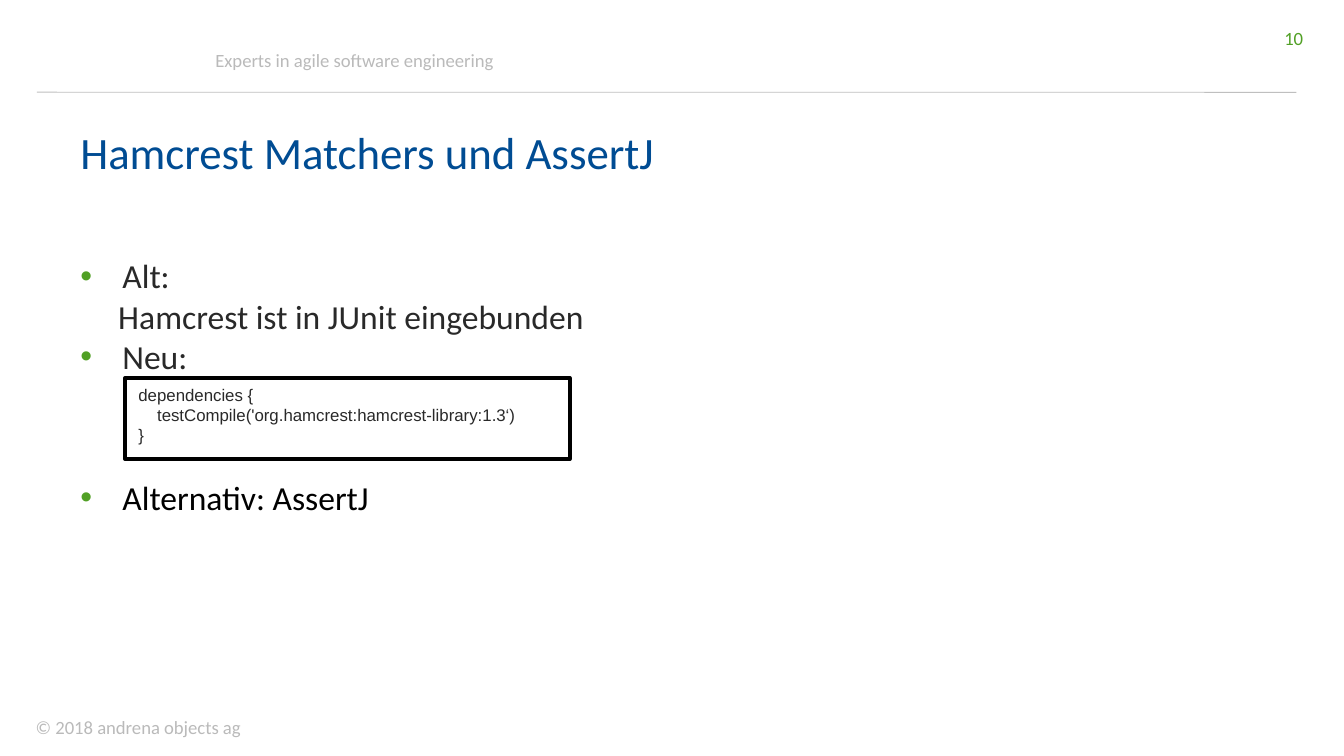
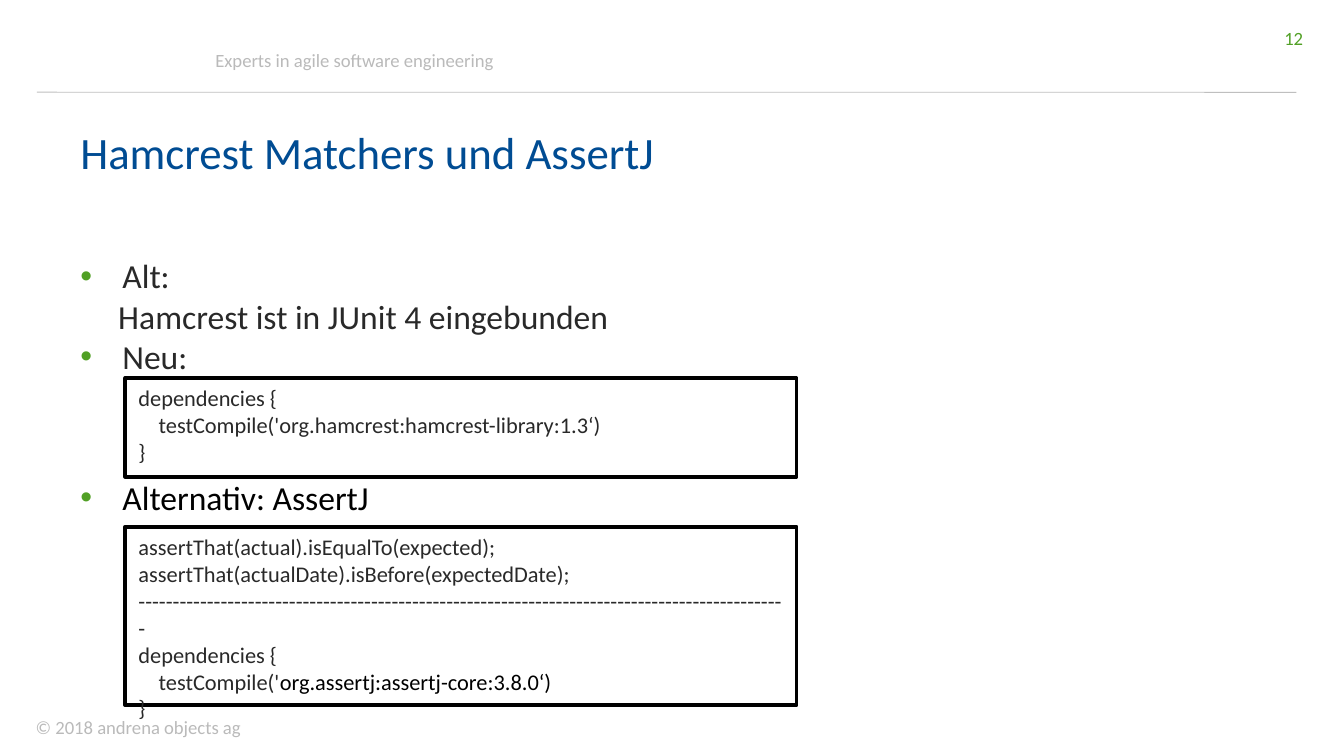
Before and after one commit to andrena/junit5-workshop-et-ka-2018, a slide deck: slide 12 of files/Folien.pptx (slide 10 before the commit). Drawn at 1344x756 pixels with LibreOffice and Linux fonts; fonts in the diff are those of the drawing; background and template pictures are left out. Boxes give left, top, right and bottom in pixels: in the first picture for what was removed or moved away, otherwise in the second. Text is boxed around its words. In the diff, an @@ line names an element or a change of style, - is before the commit and + after.

```diff
--- a/files/Folien.pptx
+++ b/files/Folien.pptx
@@ page number at [1284, 33, 1303, 45]: text changed @@
-10
+12
@@ text at [118, 305, 608, 335]: text changed @@
-Hamcrest ist in JUnit eingebunden
+Hamcrest ist in JUnit 4 eingebunden
@@ rectangle "dependencies {": place and size @@
-rectangle "dependencies {" at [125, 378, 570, 458]
+rectangle "dependencies {" at [125, 378, 797, 476]
@@ rectangle "dependencies {" at [125, 378, 797, 476]: size 9 to 12 pt, font Arial to Calibri @@
@@ rectangle added at [125, 527, 797, 706], outline #000000 2 pt, 12 pt, text #292929 @@
+assertThat(actual).isEqualTo(expected);
+assertThat(actualDate).isBefore(expectedDate);
+-----------------------------------------------------------------------------------------------
+dependencies {
+testCompile('org.assertj:assertj-core:3.8.0‘)
+}
```
Also in this commit, not shown: 27 other slides changed, 5 slides added, 1 slide removed.
